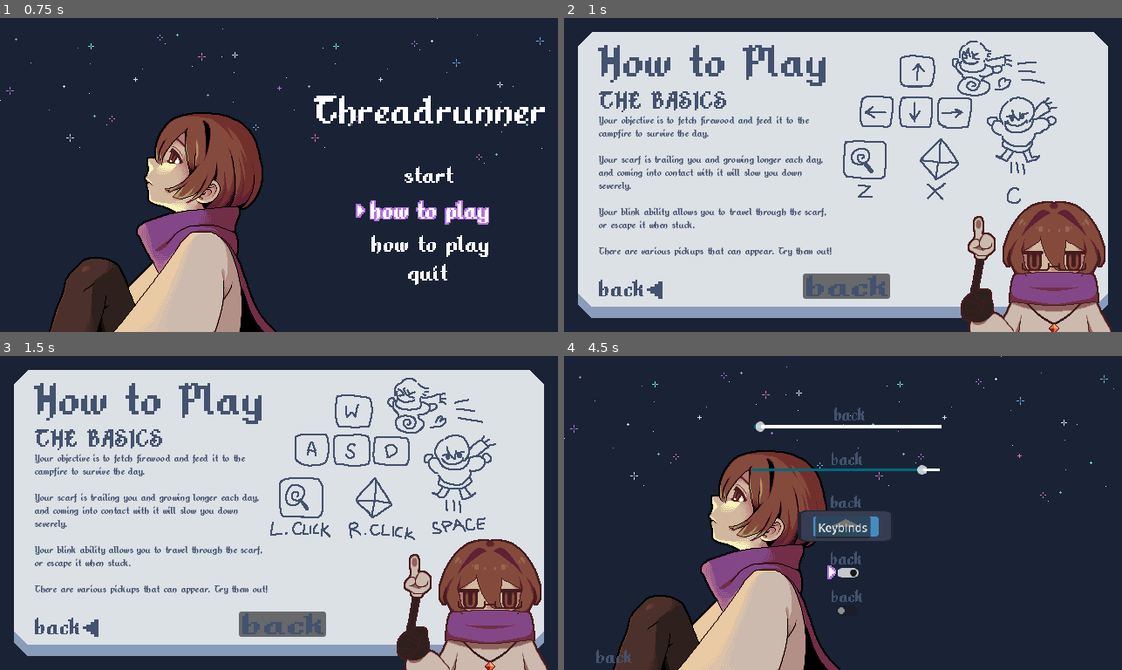
Above: before the commit, frames 1-4 (two rows, left to right).
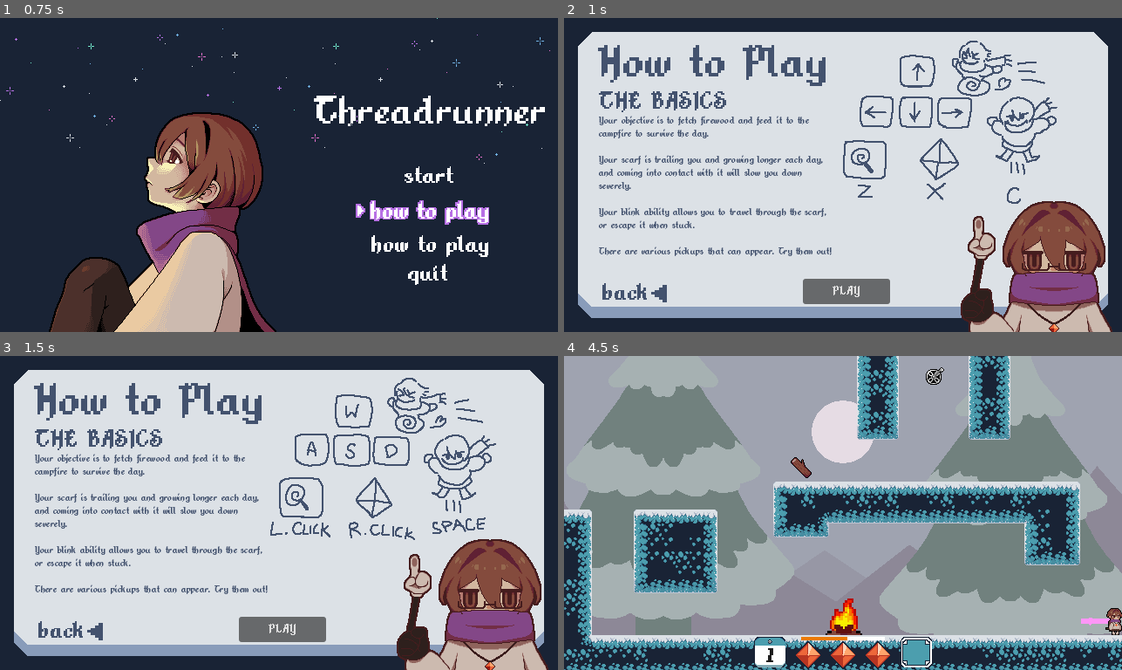
Above: after the commit, the same moments.

Repository: TheRealRaichu/speed-platformer-snake
Game: Godot game, scene res://scenes/scene_root.tscn
Two runs of this game, one before a commit and one after it. Both use one fixed random seed, a clock stepped at 60 frames per second and the inputs below. The engine's default icon, where the game draws it, is replaced by a stand-in: a white triangle on a blue panel in a dark square.
Inputs (mouse positions are in pixels of both pictures, inside the frame that each line leads up to):
- Up to frame 1 (0.75 s): tap Enter at 0.5 s; hold Right (move_right) from 0.53 s (still down); tap X (ability) at 0.6 s
- Up to frame 2 (1 s): keep holding Right (move_right); tap C (jump) at 0.77 s
- Up to frame 3 (1.5 s): release Right (move_right) at 1.25 s; click (284, 622) at 1.27 s
- Up to frame 4 (4.5 s): click (848, 622) at 2.02 s; click (597, 648) at 2.75 s, where only the run before the commit has a clickable "BACK"; hold Right (move_right) 3.53-4.25 s; tap - (decrease_volume) at 3.6 s; tap C (jump) at 3.77 s; click (848, 572) at 4.27 s

Frame 1 is identical in both runs. In frame 2, 1.3% of the frame differs, in the area x 6-59%, y 81-92%; in frame 3, 1.3%; in frame 4, 90%, in the area x 0-100%, y 0-100%.

Commit message:
set up tutorial scene and adjust or made comments the codes. Looking back, scene management is a mess in the main menu, and will need to move them into SceneManager

Diff:
--- a/speed-platformer-snake/scenes/how_to_play.tscn
+++ b/speed-platformer-snake/scenes/how_to_play.tscn
@@ -7,6 +7,9 @@
 [ext_resource type="Theme" uid="uid://c7qmg3irhyxb7" path="res://assets/font/quicktheme.tres" id="4_crhno"]
 [ext_resource type="Texture2D" uid="uid://cowwmvythqm41" path="res://assets/UI/Buttons/back.png" id="5_xqkvd"]
 [ext_resource type="Texture2D" uid="uid://byr80kw5ep35c" path="res://assets/UI/Buttons/htp_arrow.png" id="6_e0xnd"]
+[ext_resource type="Script" uid="uid://b8ubdyemrg6uu" path="res://scripts/ui_text.gd" id="7_6rj3o"]
+[ext_resource type="Texture2D" uid="uid://b32egywpbrhcx" path="res://assets/UI/Buttons/start.png" id="10_a8mtj"]
+[ext_resource type="Texture2D" uid="uid://cyee32edfxhou" path="res://assets/UI/Buttons/start_alt.png" id="11_hvota"]
 
 [sub_resource type="SpriteFrames" id="SpriteFrames_a8gd2"]
 animations = [{
@@ -22,7 +25,7 @@
 "speed": 1.0
 }]
 
-[node name="HowToPlayPanel" type="Control" unique_id=1866668572]
+[node name="HowToPlay" type="Control" unique_id=1866668572]
 layout_mode = 3
 anchors_preset = 0
 script = ExtResource("1_m8x0n")
@@ -70,47 +73,77 @@
 
 [node name="TutorialPlayNode" type="Node2D" parent="." unique_id=1948823637]
 
-[node name="play" type="Button" parent="TutorialPlayNode" unique_id=907183728]
+[node name="tutorial" type="Button" parent="TutorialPlayNode" unique_id=907183728]
 offset_left = 274.0
-offset_top = 293.0
+offset_top = 299.0
 offset_right = 374.0
-offset_bottom = 322.0
+offset_bottom = 328.0
+focus_neighbor_bottom = NodePath("../../BackNode/back")
+focus_next = NodePath("../../BackNode/back")
+focus_previous = NodePath("../../BackNode/back")
+mouse_filter = 2
+theme = ExtResource("4_crhno")
+text = "PLAY"
 
 [node name="PlayTutorialText" type="TextureRect" parent="TutorialPlayNode" unique_id=1533314608]
-offset_left = 40.0
-offset_top = 300.0
-offset_right = 104.0
-offset_bottom = 324.0
+editor_description = "Hid it for now until a texture is available."
+visible = false
+offset_left = 295.0
+offset_top = 302.0
+offset_right = 367.0
+offset_bottom = 330.0
 scale = Vector2(0.8, 0.8)
 theme = ExtResource("4_crhno")
-texture = ExtResource("5_xqkvd")
+texture = ExtResource("10_a8mtj")
+stretch_mode = 3
+script = ExtResource("7_6rj3o")
+focused_image = ExtResource("11_hvota")
+unfocused_image = ExtResource("10_a8mtj")
+
+[node name="PlayCursor" type="TextureRect" parent="TutorialPlayNode" unique_id=47319911]
+offset_left = 374.99997
+offset_top = 303.0
+offset_right = 419.99997
+offset_bottom = 352.31506
+scale = Vector2(0.4, 0.4)
+texture = ExtResource("6_e0xnd")
 
 [node name="BackNode" type="Node2D" parent="." unique_id=352135727]
 
 [node name="back" type="Button" parent="BackNode" unique_id=427650269]
 self_modulate = Color(1, 1, 1, 0)
-offset_left = 9.0
-offset_top = 318.00003
-offset_right = 56.0
-offset_bottom = 343.00003
+offset_left = 40.000004
+offset_top = 298.0
+offset_right = 87.0
+offset_bottom = 323.0
 scale = Vector2(1.3, 1.3)
+focus_neighbor_top = NodePath("../../TutorialPlayNode/tutorial")
+focus_next = NodePath("../../TutorialPlayNode/tutorial")
+focus_previous = NodePath("../../TutorialPlayNode/tutorial")
+mouse_filter = 2
 theme = ExtResource("4_crhno")
 text = "BACK
 "
 
 [node name="BackText" type="TextureRect" parent="BackNode" unique_id=780247143]
-offset_left = 278.0
-offset_top = 295.0
-offset_right = 394.25
-offset_bottom = 325.25
+offset_left = 9.000002
+offset_top = 302.0
+offset_right = 161.0
+offset_bottom = 330.0
 scale = Vector2(0.8, 0.8)
 theme = ExtResource("4_crhno")
 texture = ExtResource("5_xqkvd")
+stretch_mode = 3
+script = ExtResource("7_6rj3o")
+focused_image = ExtResource("5_xqkvd")
+unfocused_image = ExtResource("5_xqkvd")
 
-[node name="TextureRect" type="TextureRect" parent="BackNode" unique_id=1889068537]
-offset_left = 95.0
-offset_top = 302.0
-offset_right = 139.99998
-offset_bottom = 351.31506
+[node name="BackCursor" type="TextureRect" parent="BackNode" unique_id=1889068537]
+offset_left = 100.0
+offset_top = 306.0
+offset_right = 144.99997
+offset_bottom = 355.31506
 scale = Vector2(0.4, 0.4)
 texture = ExtResource("6_e0xnd")
+
+[connection signal="pressed" from="TutorialPlayNode/tutorial" to="." method="_on_tutorial_pressed"]
--- a/speed-platformer-snake/scenes/keybind.tscn
+++ b/speed-platformer-snake/scenes/keybind.tscn
@@ -8,7 +8,7 @@
 [ext_resource type="Texture2D" uid="uid://b32egywpbrhcx" path="res://assets/UI/Buttons/start.png" id="4_t4iyq"]
 [ext_resource type="Texture2D" uid="uid://cyee32edfxhou" path="res://assets/UI/Buttons/start_alt.png" id="6_wf677"]
 
-[node name="KeybindPanel" type="Control" unique_id=1875071967]
+[node name="Keybind" type="Control" unique_id=1875071967]
 layout_mode = 3
 anchors_preset = 15
 anchor_right = 1.0
--- a/speed-platformer-snake/scenes/settings.tscn
+++ b/speed-platformer-snake/scenes/settings.tscn
@@ -16,7 +16,7 @@
 color = Color(4.813075e-08, 0.40799627, 0.47786003, 1)
 thickness = 4
 
-[node name="SettingsPanel" type="Control" unique_id=571302623]
+[node name="Settings" type="Control" unique_id=571302623]
 layout_mode = 3
 anchors_preset = 0
 script = ExtResource("1_gis3k")
--- /dev/null
+++ b/speed-platformer-snake/scenes/tutorial.tscn
@@ -0,0 +1,19 @@
+[gd_scene format=3 uid="uid://bgx40ukng84fj"]
+
+[ext_resource type="PackedScene" uid="uid://cfflsu6078laj" path="res://scenes/background.tscn" id="1_4kmhl"]
+[ext_resource type="Script" uid="uid://bivp5q51uujrg" path="res://scripts/game.gd" id="1_cq4me"]
+[ext_resource type="PackedScene" uid="uid://ptry1uquv1at" path="res://scenes/level.tscn" id="2_cq4me"]
+[ext_resource type="PackedScene" uid="uid://g5s3jnkbsdnp" path="res://scenes/player.tscn" id="3_6yjpi"]
+[ext_resource type="PackedScene" uid="uid://du50hfe0ks5dj" path="res://scenes/game_ui.tscn" id="4_gbqnl"]
+
+[node name="Tutorial" type="Node2D" unique_id=931760682]
+script = ExtResource("1_cq4me")
+
+[node name="background" parent="." unique_id=221064305 instance=ExtResource("1_4kmhl")]
+
+[node name="level" parent="." unique_id=2028525708 instance=ExtResource("2_cq4me")]
+
+[node name="player" parent="." unique_id=1759500252 instance=ExtResource("3_6yjpi")]
+position = Vector2(352, 320)
+
+[node name="Game UI" parent="." unique_id=421787168 instance=ExtResource("4_gbqnl")]
--- a/speed-platformer-snake/scripts/howtoplay.gd
+++ b/speed-platformer-snake/scripts/howtoplay.gd
@@ -2,16 +2,65 @@
 
 ## HOW TO PLAY
 signal back_pressed
+signal tutorial_pressed
 
 var back_button: Button
+var play_button: Button
+
+var back_cursor: Control
+var play_cursor: Control
+
+var back_text: TextureRect
+var play_text: TextureRect
 
 func _ready() -> void:
+	# references to buttons
+	play_button = get_node("TutorialPlayNode/tutorial")
 	back_button = get_node("BackNode/back")
+
+	# references to cursors
+	play_cursor = get_node("TutorialPlayNode/PlayCursor")
+	back_cursor = get_node("BackNode/BackCursor")
+
+	# references to text
+	play_text = get_node("TutorialPlayNode/PlayTutorialText")
+	back_text = get_node("BackNode/BackText")
+
+	# switching between the nodes.
+	play_button.focus_entered.connect(_on_play_focus_entered)
+	play_button.focus_exited.connect(_on_play_focus_exited)
+	back_button.focus_entered.connect(_on_back_focus_entered)
+	back_button.focus_exited.connect(_on_back_focus_exited)
+
+	# set cursors visibilitiy
+	play_cursor.visible = false
+	back_cursor.visible = true
+
 	back_button.pressed.connect(_on_back_pressed)
+	play_button.pressed.connect(_on_tutorial_pressed)
 
 ## Called by the main menu script right after this panel is shown.
 func focus_back_button() -> void:
 	back_button.grab_focus()
 
+func _on_play_focus_entered() -> void:
+	play_cursor.visible = true
+	play_text.focused()
+
+func _on_play_focus_exited() -> void:
+	play_cursor.visible = false
+	play_text.unfocused()
+
+func _on_back_focus_entered() -> void:
+	back_cursor.visible = true
+	back_text.focused()
+
+func _on_back_focus_exited() -> void:
+	back_cursor.visible = false
+	back_text.unfocused()
+
 func _on_back_pressed() -> void:
 	back_pressed.emit()
+
+func _on_tutorial_pressed() -> void:
+	tutorial_pressed.emit()
--- a/speed-platformer-snake/scripts/mainMenu.gd
+++ b/speed-platformer-snake/scripts/mainMenu.gd
@@ -7,14 +7,20 @@
 # references to the scenes to switch
 const HOW_TO_PLAY_SCENE := preload("res://scenes/how_to_play.tscn")
 const SETTINGS_SCENE := preload("res://scenes/settings.tscn")
-const KEYBIND_SCENE := preload("res://scenes/keybind.tscn")
+
+# references of scenes inside of other scenes.
+const KEYBIND_SCENE := preload("res://scenes/keybind.tscn") # inside of settings
+const TUTORIAL_SCENE := preload("res://scenes/tutorial.tscn") # inside of how to play
+
+# main menu texture
+var main_screen: TextureRect
 
 # scenes
-var main_screen: TextureRect
 var main_menu: Node2D
-var how_to_play_panel: Control
-var settings_panel: Control
-var keybind_panel: Control
+var how_to_play_scene: Control
+var settings_scene: Control
+var keybind_scene: Control
+var tutorial_scene: Node2D
 
 # cursor images
 var cursor_start: Control
@@ -36,31 +42,37 @@
 
 ## Initialize the main menu panels and wire their controls.
 func _ready() -> void:
-	_instantiate_panels()
+	_instantiate_scenes()
 	_connect_panel_signals()
 	_setup_initial_state()
 
-func _instantiate_panels() -> void:
+func _instantiate_scenes() -> void:
 	main_screen = get_node("Main Screen")
 	main_menu = get_node("MainMenuTitle")
 
-	how_to_play_panel = HOW_TO_PLAY_SCENE.instantiate()
-	how_to_play_panel.name = "HowToPlayPanel"
-	add_child(how_to_play_panel)
-	how_to_play_panel.owner = self
-	how_to_play_panel.visible = false
-
-	settings_panel = SETTINGS_SCENE.instantiate()
-	settings_panel.name = "SettingsPanel"
-	add_child(settings_panel)
-	settings_panel.owner = self
-	settings_panel.visible = false
-
-	keybind_panel = KEYBIND_SCENE.instantiate()
-	keybind_panel.name = "KeybindPanel"
-	add_child(keybind_panel)
-	keybind_panel.owner = self
-	keybind_panel.visible = false
+	how_to_play_scene = HOW_TO_PLAY_SCENE.instantiate()
+	how_to_play_scene.name = "HowToPlay"
+	add_child(how_to_play_scene)
+	how_to_play_scene.owner = self
+	how_to_play_scene.visible = false
+
+	settings_scene = SETTINGS_SCENE.instantiate()
+	settings_scene.name = "Settings"
+	add_child(settings_scene)
+	settings_scene.owner = self
+	settings_scene.visible = false
+
+	keybind_scene = KEYBIND_SCENE.instantiate()
+	keybind_scene.name = "Keybind"
+	add_child(keybind_scene)
+	keybind_scene.owner = self
+	keybind_scene.visible = false
+
+	tutorial_scene = TUTORIAL_SCENE.instantiate()
+	tutorial_scene.name = "Tutorial"
+	add_child(tutorial_scene)
+	tutorial_scene.owner = self
+	tutorial_scene.visible = false
 
 func _connect_panel_signals() -> void:
 	# references to cursors
@@ -102,10 +114,12 @@
 	settings_button.pressed.connect(_on_settings_pressed)
 
 	# Panels notify us when their own "back" button is pressed.
-	how_to_play_panel.back_pressed.connect(_on_how_to_play_back_pressed)
-	settings_panel.back_pressed.connect(_on_settings_back_pressed)
-	settings_panel.keybind_pressed.connect(_on_settings_keybind_pressed)
-	keybind_panel.back_pressed.connect(_on_keybind_back_pressed)
+	how_to_play_scene.back_pressed.connect(_on_how_to_play_back_pressed)
+	how_to_play_scene.tutorial_pressed.connect(_on_tutorial_pressed)
+	settings_scene.back_pressed.connect(_on_settings_back_pressed)
+	settings_scene.keybind_pressed.connect(_on_settings_keybind_pressed)
+	keybind_scene.back_pressed.connect(_on_keybind_back_pressed)
+
 
 func _set_main_menu_visible(visible: bool) -> void:
 	main_screen.visible = visible
@@ -115,9 +129,9 @@
 	_set_main_menu_visible(true)
 
 	start_button.grab_focus()
-	how_to_play_panel.visible = false
-	settings_panel.visible = false
-	keybind_panel.visible = false
+	how_to_play_scene.visible = false
+	settings_scene.visible = false
+	keybind_scene.visible = false
 	cursor_start.visible = true
 	cursor_htp.visible = false
 	cursor_quit.visible = false
@@ -138,10 +152,18 @@
 ## Goes to the How to play section inside of main menu scene through panel switching.
 func _on_howtoplay_game_pressed() -> void:
 	_set_main_menu_visible(false)
-	how_to_play_panel.visible = true
-	settings_panel.visible = false
-	keybind_panel.visible = false
-	how_to_play_panel.focus_back_button()
+	how_to_play_scene.visible = true
+	settings_scene.visible = false
+	keybind_scene.visible = false
+	tutorial_scene.visible = false
+	how_to_play_scene.focus_back_button()
+
+func _on_tutorial_pressed() -> void:
+	_set_main_menu_visible(false)
+	how_to_play_scene.visible = false
+	settings_scene.visible = false
+	keybind_scene.visible = false
+	tutorial_scene.visible = true
 
 func _on_howtoplay_game_focus_exited() -> void:
 	cursor_htp.visible = false
@@ -154,17 +176,17 @@
 ## Goes to Settings
 func _on_settings_pressed() -> void:
 	_set_main_menu_visible(false)
-	how_to_play_panel.visible = false
-	settings_panel.visible = true
-	keybind_panel.visible = false
-	settings_panel.focus_first_control()
+	how_to_play_scene.visible = false
+	settings_scene.visible = true
+	keybind_scene.visible = false
+	settings_scene.focus_first_control()
 
 func _on_settings_keybind_pressed() -> void:
 	_set_main_menu_visible(false)
-	how_to_play_panel.visible = false
-	settings_panel.visible = false
-	keybind_panel.visible = true
-	keybind_panel.focus_back_button()
+	how_to_play_scene.visible = false
+	settings_scene.visible = false
+	keybind_scene.visible = true
+	keybind_scene.focus_back_button()
 
 func _on_settings_focus_exited() -> void:
 	cursor_settings.visible = false
@@ -190,22 +212,25 @@
 func _on_how_to_play_back_pressed() -> void:
 	howtoplay_button.grab_focus()
 	_set_main_menu_visible(true)
-	how_to_play_panel.visible = false
-	settings_panel.visible = false
-	keybind_panel.visible = false
+	how_to_play_scene.visible = false
+	settings_scene.visible = false
+	keybind_scene.visible = false
+	tutorial_scene.visible = false
 
 ## Go back to main menu (From the Settings)
 func _on_settings_back_pressed() -> void:
 	_set_main_menu_visible(true)
-	how_to_play_panel.visible = false
-	settings_panel.visible = false
-	keybind_panel.visible = false
+	how_to_play_scene.visible = false
+	settings_scene.visible = false
+	keybind_scene.visible = false
+	tutorial_scene.visible = false
 	settings_button.grab_focus()
 
 ## Go back to settings (From Keybind)
 func _on_keybind_back_pressed() -> void:
 	_set_main_menu_visible(false)
-	how_to_play_panel.visible = false
-	settings_panel.visible = true
-	keybind_panel.visible = false
-	settings_panel.focus_keybind_control()
+	how_to_play_scene.visible = false
+	settings_scene.visible = true
+	keybind_scene.visible = false
+	tutorial_scene.visible = false
+	settings_scene.focus_keybind_control()
--- a/speed-platformer-snake/scripts/settings.gd
+++ b/speed-platformer-snake/scripts/settings.gd
@@ -31,6 +31,7 @@
 	_initialize_settings_controls()
 
 func _connect_controls() -> void:
+	# references to the buttons, sliders, or checks
 	volume_slider = get_node("Settings/Audio/AudioControl")
 	resolution_slider = get_node("Settings/Resolution/ResolutionControl")
 	fullscreen_check = get_node("Settings/Fullscreen/FullScreenCheck")
@@ -38,17 +39,19 @@
 	keybind_control = get_node("Settings/Keybinds/keybind")
 	settings_back_button = get_node("Settings/BackNode/back")
 
+	# references to cursors
 	cursor_resolution = get_node("Settings/Resolution/ResolutionControl/ResolutionCursor")
 	cursor_audio = get_node("Settings/Audio/AudioControl/AudioCursor")
 	cursor_fullscreen = get_node("Settings/Fullscreen/FullScreenCursor")
 	cursor_up_jump = get_node("Settings/UpInputJump/JumpCursor")
 	cursor_keybind = get_node("Settings/Keybinds/KeybindCursor")
 
+	# references to text
 	resolution_text = get_node("Settings/Resolution/ResolutionControl/ResolutionText")
 	audio_text = get_node("Settings/Audio/AudioControl/AudioText")
 	settings_back_text = get_node("Settings/BackNode/BackText")
 
-	# Hide cursors initially
+	# Set cursor visibility
 	cursor_audio.visible = false
 	cursor_resolution.visible = false
 	cursor_fullscreen.visible = false
